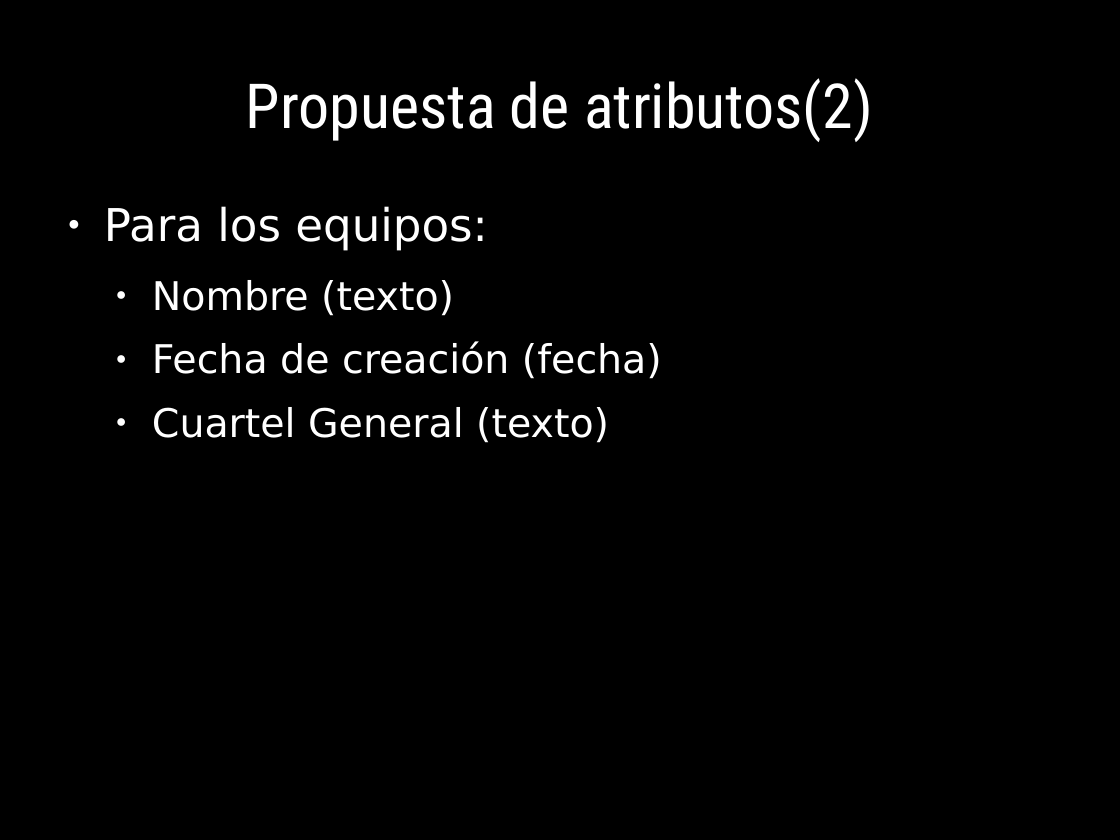
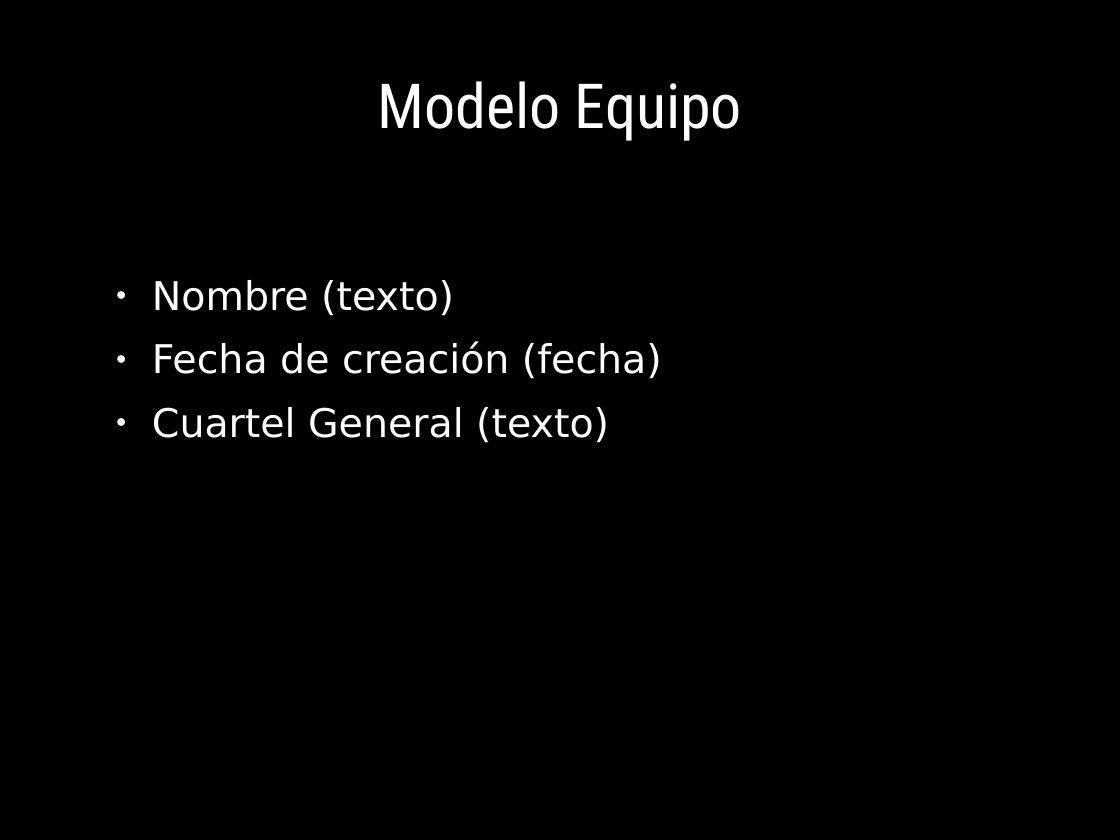
Before and after one commit to euribates/curso-django, a slide deck: slide 47 of presentacion/curso_django.odp (slide 41 before the commit). Drawn at 1120x840 pixels with LibreOffice and Linux fonts; fonts in the diff are those of the drawing. Boxes give left, top, right and bottom in pixels: in the first picture for what was removed or moved away, otherwise in the second. Text is boxed around its words. In the diff, an @@ line names an element or a change of style, - is before the commit and + after.

```diff
--- a/presentacion/curso_django.odp
+++ b/presentacion/curso_django.odp
@@ title at (377, 81, 742, 141): text changed @@
-Propuesta de atributos(2)
+Modelo Equipo
@@ text at (104, 206, 488, 251): paragraph removed @@
-● Para los equipos:
```
Also in this commit, not shown: 31 other slides changed, 14 slides added, 2 slides removed, 11 other files.
